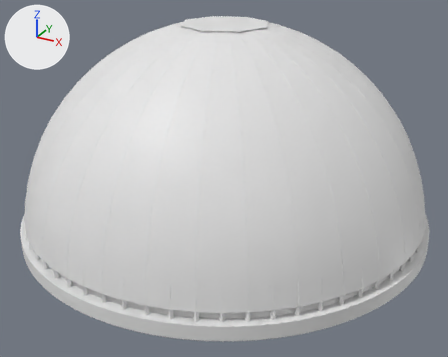
What one commit did to the FBX model Assets/Models/Dome/Dome.fbx.
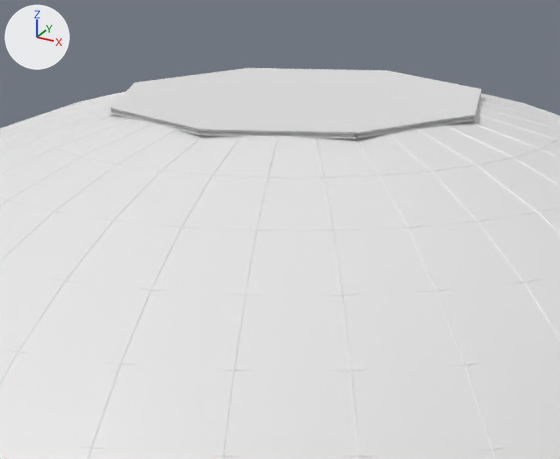
Each version appears first whole from a 50 mm lens placed at (1.41, -2.58, 1.5), pointed at (0.05, -0.09, 0.25), and next in a close-up on the part from 34% to 64% of the width and 0% to 31% of the height. Every picture has the same lights, and +X, +Y and +Z are marked at upper left. Where no turn or scale is listed for an object, it has been applied to the vertices.

The first close-up shows 'Circle', 'Dome', 'DomeFrame'.
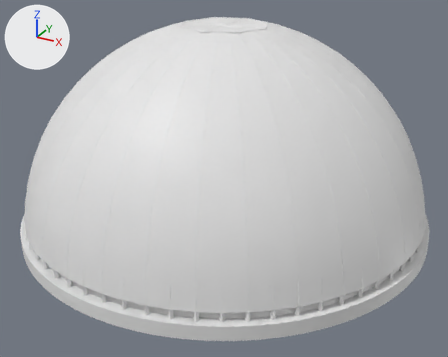
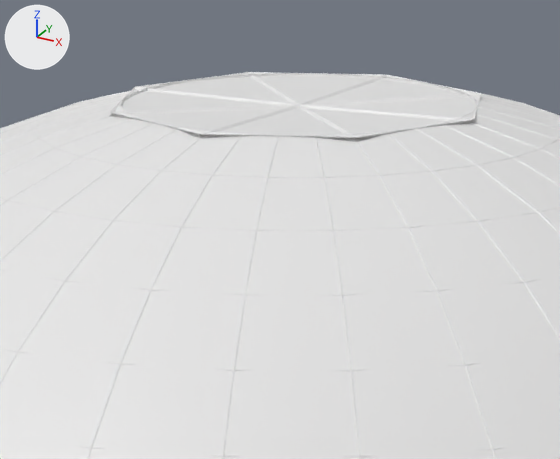
Where the newer file only moved an object's origin or applied its transform, the numbers keep the older frame.

Location of each change, (x1, y1, x2, y2) in pixels of the close-ups (560 x 459 px; the box of a moved part takes in the faces that stretch with it):
'Circle', reshaped, moved, rescaled, turned
    before: (110, 68, 481, 138)
    after: (110, 72, 481, 142)
part 1 of me_circle, moved or reshaped (not visible afterwards)
    before: (110, 93, 481, 136)
part 2 of me_circle, moved or reshaped
    before: (110, 68, 481, 133)
    after: (110, 76, 481, 140)
part 3 of me_circle, moved or reshaped
    before: (110, 95, 481, 138)
    after: (110, 72, 481, 142)

The change in detail:
me_circle has 60 vertices, 64 faces and spans x -0.214..0.214, y 0.987..0.995, z -0.214..0.214.
me_circle is used by ob_circle; location (0.0, 0.0, 0.0); rotation (1.571, 0.0, 0.0), in degrees (90, 0, 0).
me_circle no longer uses material mat_emission (white #e7e7e7).
me_circle part 1: the loose piece of 9 vertices spanning x -0.214..0.214, y 0.99..0.992, z -0.214..0.214 is turned 90 degrees about the x axis through its middle and scaled by 5.05, then moved by (0.0, -0.991, -0.037).
me_circle part 2: the loose piece of 9 vertices spanning x -0.214..0.214, y 0.993..0.995, z -0.214..0.214 is turned 90 degrees about the x axis through its middle and scaled by 5.05, then moved by (0.0, -0.994, -0.02).
me_circle part 3: the loose piece of 42 vertices spanning x -0.214..0.214, y 0.987..0.994, z -0.214..0.214 is turned 90 degrees about the x axis through its middle and scaled by 5.05, then moved by (0.0, -0.991, -0.02).
Object 'Circle' (ob_circle) turns from (90, 0, 0) to (0, 0, 0) degrees about x, y and z.
Object 'Circle' (ob_circle) moves from (0.0, 0.0, 0.0) to (0.0, 0.0, 0.991).
Object 'Circle' (ob_circle) is rescaled from (1.0, 1.0, 1.0) to (0.198, 0.198, 0.198).
